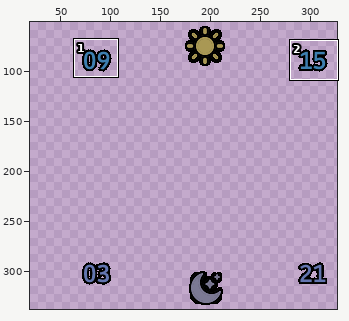
File history of a sprite sheet, resources-fr165/dial-dim.png. The picture above shows the old version from afar; the outline marks the close-up.
Close-up. As it was:
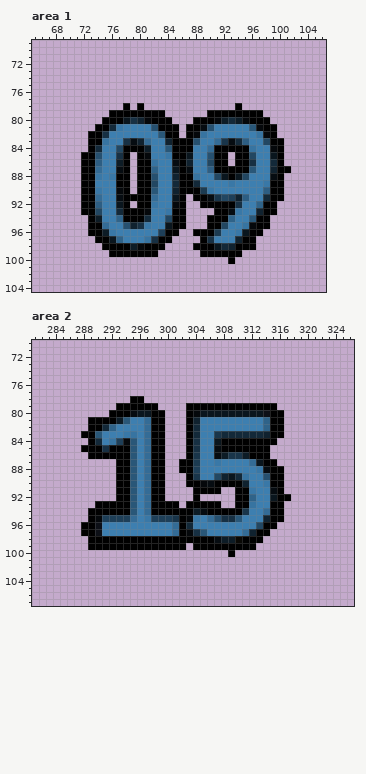
The file is 390x390 pixels. Colours within 5 levels of each other are drawn and written as one. Shown: area 1: x 65..106, y 69..104; area 2: x 281..326, y 70..107. The wide view leaves out empty margins. The commit also changed other parts of the picture, which this record leaves out.
Once edited:
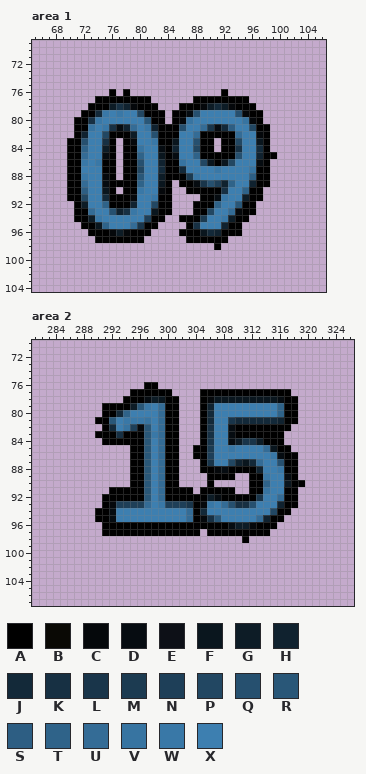
Palette (. is transparent): A #000000  B #0a0905  C #05080b  D #060c11  E #0d1017  F #0a161e  G #0d1c26  H #10222f  J #132939  K #173043  L #19354a  M #1c3b51  N #1e3f58  P #224762  Q #26506f  R #295778  S #2d5e83  T #2f6389  U #346c96  V #3774a1  W #3978a7  X #3d7fb0
The exact change:
--- area 1
@@ x 65..106 @@
  75 ..........................................
- 76 ..........................................
- 77 ..........................................
- 78 .............A.A.............A............
- 79 ...........AAAAAAAA......AAAAAAAA.........
- 80 ..........AAAFKHCAAA...AAACGJGCAAA........
- 81 .........AAJWXXXXQAAA.AADQXXXXXRCAA.......
- 82 ........AAKXXXXXXXRAA.ACVXXXXXXXVCA.......
- 83 ........AAVXXKDHUXXHAAAQXXULDJSXXPAA......
- 84 ........AJXXPAAAGXXRAAAXXUAAAAAVXXCA......
- 85 .......AAQXXKA.ACXXWAAFXXQAA.AAPXXFA......
- 86 .......AASXXGA.AAVXXDAHXXPAA.AAKXXJA......
- 87 .......AAUXXDA.AATXXFADXXSAAAAARXXHAA.....
- 88 .......AAWXWAA.AAQXXHAAVXXPFAFPXXXDA......
- 89 .......AAXXXAA.AAPXXJAAJXXXXWXXXXWAA......
- 90 .......AAWXXCA.AARXXHAAAMWXXXXXXXSAA......
- 91 .......AAUXXDAAAAUXXFA.AADLPNHSXXJAA......
- 92 .......AASXXFA.AAWXXCA..AAAAAKXXTAA.......
- 93 .......AAPXXJAAACXXWAA....AADWXXHAA.......
- 94 ........AGXXTAAAJXXPAA...AAATXXRAA........
- 95 ........AAUXXQHKWXXFAA...AAPXXVCAA........
- 96 ........AAGWXXXXXXNAA..AAAMXXWFAA.........
- 97 .........AAFTXXXVKAA....AKXXXHAA..........
- 98 ..........AAAAGCAAA....AAAFJHAAA..........
- 99 ...........AAAAAAA......AAAAAA............
-100 ............................A.............
+ 76 ...........A.A.............A..............
+ 77 .........AAAAAAAA......AAAAAAAA...........
+ 78 ........AAAGKHCAAA...AAACGJGCAAA..........
+ 79 .......AAJWXWXXPAAA.AADQXXXXXQCAA.........
+ 80 ......AAKWXXXXXXRAA.ACVXXXXXXXVCA.........
+ 81 ......AAVXWKDHUXWHAAAQXXULDJSXXPAA........
+ 82 ......AHXXPAAAGXXQAAAXXUAAAAAUXXCA........
+ 83 .....AAQXXKA.ACXXWAAFXXQAA.AAPXXFA........
+ 84 .....AATXXGA.AAVXXDAHXXPAA.AAKXXJA........
+ 85 .....AAUXXDA.AATXXFADXXTAAAAAQXXHAA.......
+ 86 .....AAWXWAA.AAQXXHAAVXXPFAFPXXXDA........
+ 87 .....AAXXXAA.AAPXXJAAJXXXXWXXXXVAA........
+ 88 .....AAWXXCA.AARXXGAAAMWXXXXXXXSAA........
+ 89 .....AAUXXDAAAATXXFA.AADLQNHTXXHAA........
+ 90 .....AASXXFA.AAWXXCA..AAAAAKXXTAA.........
+ 91 .....AAPXXJAAACXXWAA....AADWXXGAA.........
+ 92 ......AGXXTAAAHXXPAA...AAATXXRAA..........
+ 93 ......AAUXXQHKWXXFAA...AAPXXUCAA..........
+ 94 ......AAGWXXXXXXNAA..AAAMXXWGAA...........
+ 95 .......AAFTXXXULAA....AKXXXHAA............
+ 96 ........AAACGCAAA....AAAFJHAAA............
+ 97 .........AAAAAAA......AAAAAA..............
+ 98 ..........................A...............
+ 99 ..........................................
+100 ..........................................
 101 ..........................................
--- area 2
@@ x 281..326 @@
  75 ..............................................
- 76 ..............................................
- 77 ..............................................
- 78 ..............AA..............................
- 79 ............AAAAAA....AAAAAAAAAAAAA...........
- 80 ...........AAADFFAA...ACFFFFFFFFFEAA..........
- 81 ........AAAAGRXXUAA...AHXXXXXXXXXTAA..........
- 82 ........AAJTXXXXUAA...AJXXXXXXXXXTAA..........
- 83 .......AARXXXWVXUAA...AJXXLJJJJJJHAA..........
- 84 ........AJXVNCRXUAA...AKXXFAAAAAAAA...........
- 85 .......AAAKAAARXUAA...AKXXDAAAAAAA............
- 86 ........AAAAAARXUAA...ALXXDGLLGAAA............
- 87 ............AARXUAA..AAMXXWXXXXUFAA...........
- 88 ............AARXUAA..AANXXXXXXXXWDAA..........
- 89 ............AARXUAA...ALXXPHFJVXXQAA..........
- 90 ............AARXUAA...AACDAAAAHXXWAA..........
- 91 ............AARXUAA....AAAA..AAWXXDA..........
- 92 ............AARXUAA....A.....AATXXFAA.........
- 93 .........AAAAARXUAAAA.AAAAA..AAVXXAA..........
- 94 ........AAAAAARXUAAAAAAGDAAAAALXXUAA..........
- 95 ........ACNNNNUXWNNNLACWXUQKKRXXXHAA..........
- 96 .......AAEXXXXXXXXXXUAJXXXXXXXXXPAA...........
- 97 .......AAEXXXXXXXXXXUACKRXXXXXUHAA............
- 98 ........AAAAAAAAAAAAAAAAAADGGBAAA.............
- 99 ........AAAAAAAAAAAAAA.AAAAAAAAA..............
-100 ............................A.................
+ 76 ................AA............................
+ 77 ..............AAAAAA....AAAAAAAAAAAAA.........
+ 78 .............AAADGFAA...ACFFFFFFFFFDAA........
+ 79 ..........AAAAGRWXUAA...AHXXXXXXXXXTAA........
+ 80 ..........AAJTXXXXUAA...AJXXXXXXXXXTAA........
+ 81 .........AARXWWWVXUAA...AJXXLJJJJJJHAA........
+ 82 ..........AJXVNCRXUAA...AKXXDAAAAAAAA.........
+ 83 .........AAAKAAARWUAA...AKXXDAAAAAAA..........
+ 84 ..........AAAAAARXUAA...ALXXDGLLGAAA..........
+ 85 ..............AARXUAA..AAMXXWXXXXUFAA.........
+ 86 ..............AARXUAA..AANXXXXXXXXWDAA........
+ 87 ..............AARXUAA...ALXXPHFJUXXQAA........
+ 88 ..............AARXUAA...AACDAAAAHXXWAA........
+ 89 ..............AARXUAA....AAAA..AAWXXDA........
+ 90 ..............AARXUAA....A.....AATXXFAA.......
+ 91 ...........AAAAARXUAAAA.AAAAA..AAVXXAA........
+ 92 ..........AAAAAARXUAAAAAAGDAAAAALXXUAA........
+ 93 ..........ACNNNNUXWNNNLACWXUQKKQXXXHAA........
+ 94 .........AADXXXXXXXXXXUAJXXXXXXXXXPAA.........
+ 95 .........AADXXXXXXXXXXUACKRXXXXXUHAA..........
+ 96 ..........AAAAAAAAAAAAAAAAAADGGCAAA...........
+ 97 ..........AAAAAAAAAAAAAA.AAAAAAAAA............
+ 98 ..............................A...............
+ 99 ..............................................
+100 ..............................................
 101 ..............................................
